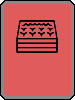
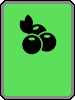
Comparing the layer stacks of the two 75 x 100 images. Changes:
showed group "food_symbol" (2 layers) over [9, 9, 66, 73]
added layer "berry_symnole" in group "food_symbol" over [9, 9, 66, 63]
hid group "building_symbol" (2 layers) over [6, 11, 68, 67]
showed "green" over [4, 4, 71, 96]
hid "red" over [4, 4, 71, 96]
